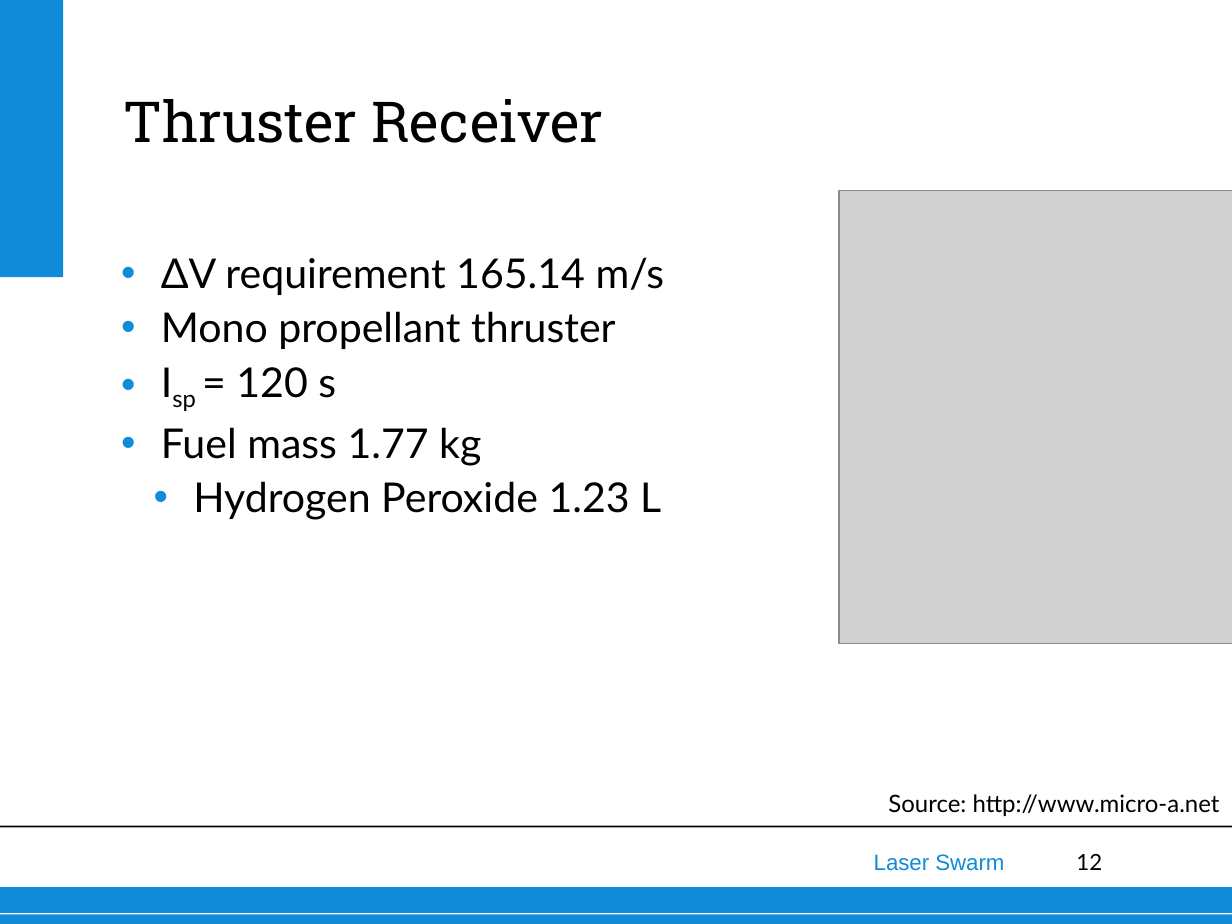
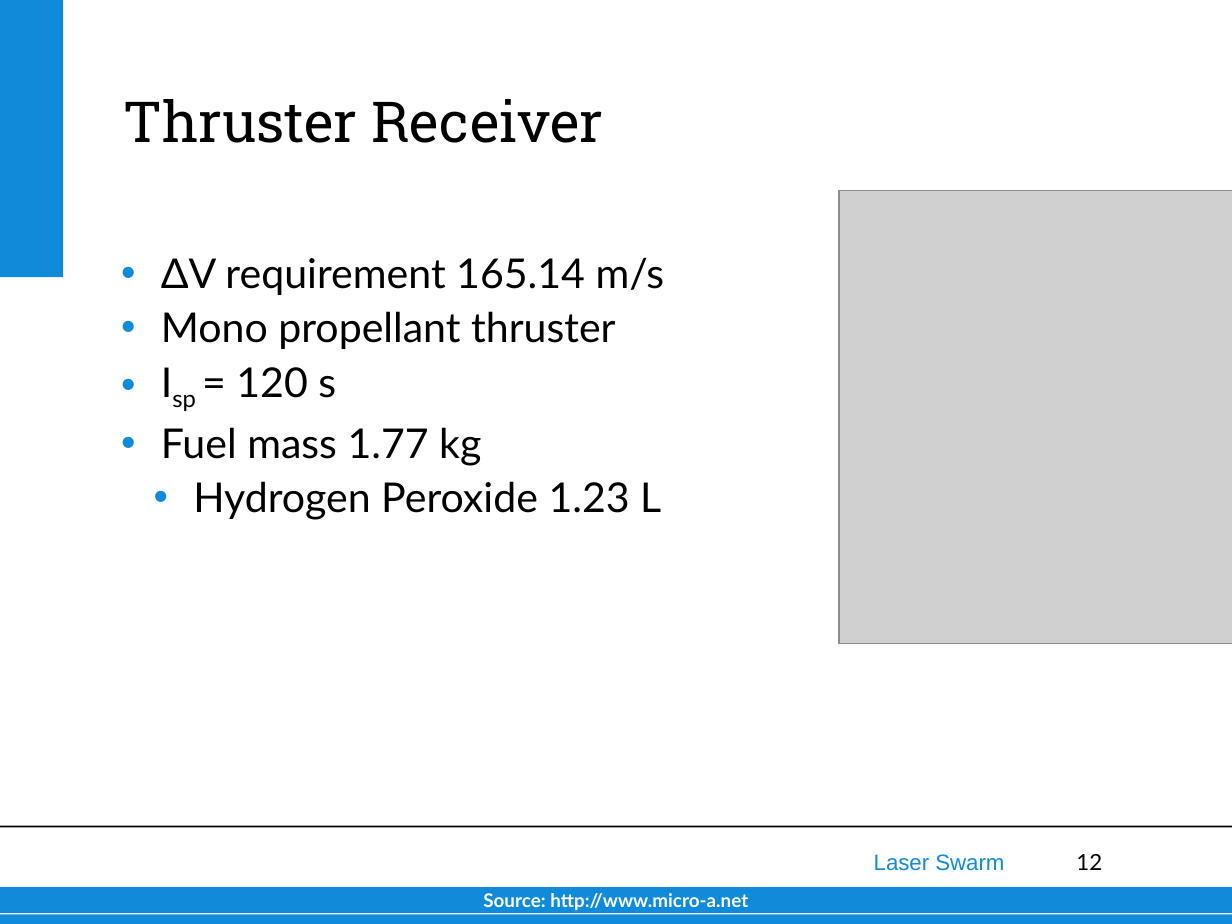
Before and after one commit to thewisenerd/laser-swarm, a slide deck: slide 12 of finalPresentation/subsections/adcs.ppt. Drawn at 1232x924 pixels with LibreOffice and Linux fonts; fonts in the diff are those of the drawing; grey boxes stand for pictures; background and template pictures are left out. Boxes give left, top, right and bottom in pixels: in the first picture for what was removed or moved away, otherwise in the second. Text is boxed around its words. In the diff, an @@ line names an element or a change of style, - is before the commit and + after.

```diff
--- a/finalPresentation/subsections/adcs.ppt
+++ b/finalPresentation/subsections/adcs.ppt
@@ text "Source: http://www.micro-a.net": place and size @@
-text "Source: http://www.micro-a.net" at box(888, 794, 1220, 816)
+text "Source: http://www.micro-a.net" at box(483, 893, 748, 910)
@@ text "Source: http://www.micro-a.net" at box(483, 893, 748, 910): size 14 to 11 pt, text colour #000000 to #FFFFFF, bold on; alignment right to centre @@
```
Also in this commit, not shown: 1 other slide changed, 2 other files.
